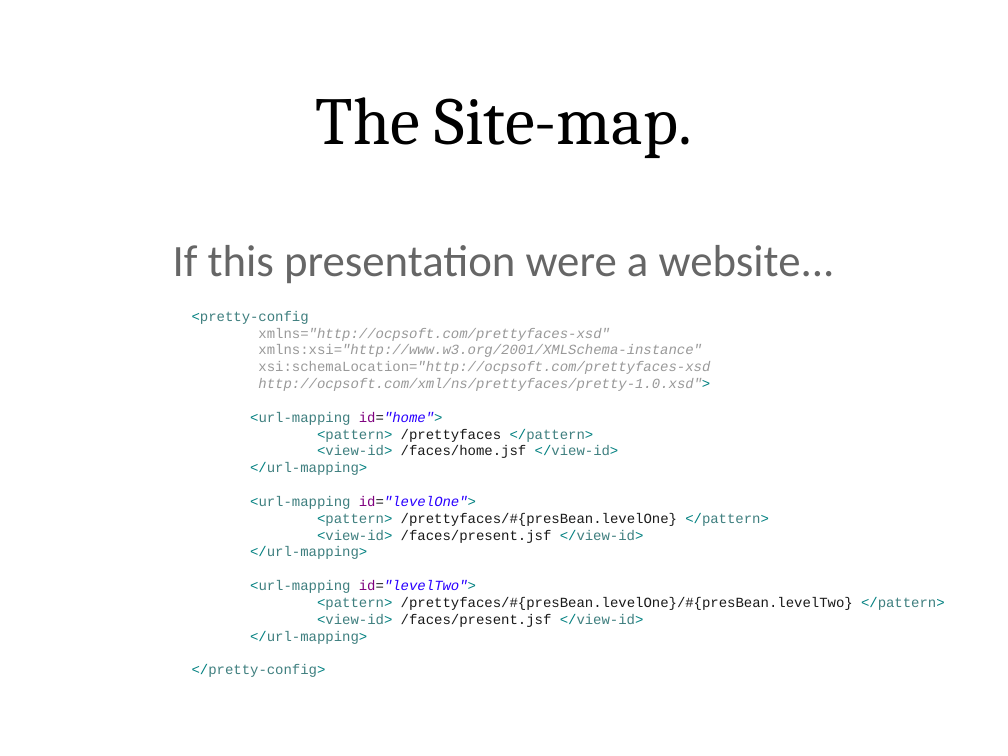
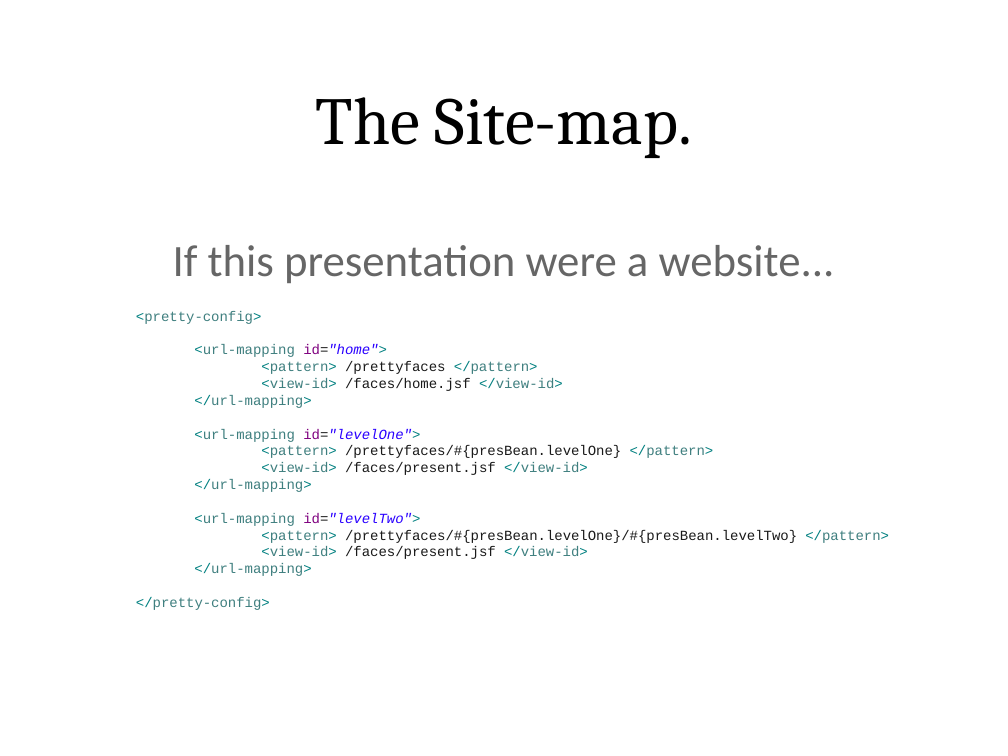
Before and after one commit to lincolnthree/talks, a slide deck: slide 82 of 2011_Beautiful_Java_EE_JAXConf.odp (slide 79 before the commit). Drawn at 1008x756 pixels with LibreOffice and Linux fonts; fonts in the diff are those of the drawing. Boxes give left, top, right and bottom in pixels: in the first picture for what was removed or moved away, otherwise in the second. Text is boxed around its words. In the diff, an @@ line names an element or a change of style, - is before the commit and + after.

```diff
--- a/2011_Beautiful_Java_EE_JAXConf.odp
+++ b/2011_Beautiful_Java_EE_JAXConf.odp
@@ text "<pretty-config>": place and size @@
-text "<pretty-config>" at bbox=[192, 311, 945, 677]
+text "<pretty-config>" at bbox=[136, 311, 889, 610]
@@ text at bbox=[136, 311, 262, 324]: text changed; text colour #999999 to #3F7F7F; italic off @@
-<pretty-config
-xmlns="http://ocpsoft.com/prettyfaces-xsd"
-xmlns:xsi="http://www.w3.org/2001/XMLSchema-instance"
-xsi:schemaLocation="http://ocpsoft.com/prettyfaces-xsd
-http://ocpsoft.com/xml/ns/prettyfaces/pretty-1.0.xsd">
+<pretty-config>
```
Also in this commit, not shown: 38 other slides changed, 4 slides added, 1 slide removed.
